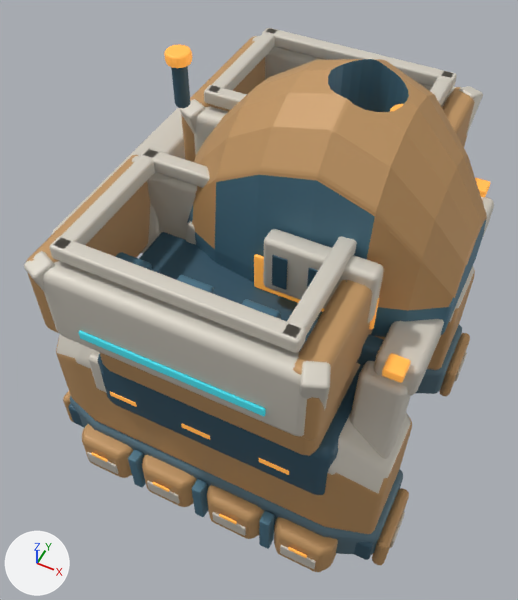
Renders of the glTF model space-battleship/assets/planets/facilities_v5/refinery.glb from each side of a commit.
One viewpoint serves both versions: a 50 mm camera at (1.39, -3.03, 4.28) aimed at (-0.02, -0.22, 0.76). Lighting does not change. The marker at lower left points along +X, +Y and +Z. The older version comes first. Where no turn or scale is listed for an object, it has been applied to the vertices.

The older version as bpy lines, for what is in view:
```python
ob_hopper_beveled_end = bpy.data.objects.new('Hopper beveled end', me_cube_078)
ob_hopper_beveled_end.location = (-0.74, -0.77, 1.45)
ob_hopper_ochre_lower_shell = bpy.data.objects.new('Hopper ochre lower shell', me_cube_069)
ob_hopper_ochre_lower_shell.location = (0.08, -0.77, 0.97)
ob_hopper_raised_side_plate = bpy.data.objects.new('Hopper raised side plate', me_cube_072)
ob_hopper_raised_side_plate.parent = ob_left_ore_hopper
ob_hopper_raised_side_plate.location = (0.02, -0.46, 1.45)
ob_hopper_raised_side_plate_001 = bpy.data.objects.new('Hopper raised side plate.001', me_cube_076)
ob_hopper_raised_side_plate_001.parent = ob_left_ore_hopper
ob_hopper_raised_side_plate_001.location = (0.02, 0.46, 1.45)
ob_hopper_raised_side_plate_002 = bpy.data.objects.new('Hopper raised side plate.002', me_cube_092)
ob_hopper_raised_side_plate_002.parent = ob_right_ore_hopper
ob_hopper_raised_side_plate_002.location = (0.02, -0.46, 1.45)
ob_hopper_raised_side_plate_003 = bpy.data.objects.new('Hopper raised side plate.003', me_cube_096)
ob_hopper_raised_side_plate_003.parent = ob_right_ore_hopper
ob_hopper_raised_side_plate_003.location = (0.02, 0.46, 1.45)
ob_ore_chunk_in_receiving_bin = bpy.data.objects.new('Ore chunk in receiving bin', me_cube_085)
ob_ore_chunk_in_receiving_bin.location = (-0.52, -0.87, 1.38)
ob_ore_chunk_in_receiving_bin_001 = bpy.data.objects.new('Ore chunk in receiving bin.001', me_cube_086)
ob_ore_chunk_in_receiving_bin_001.location = (-0.12, -0.87, 1.38)
ob_ore_chunk_in_receiving_bin_002 = bpy.data.objects.new('Ore chunk in receiving bin.002', me_cube_087)
ob_ore_chunk_in_receiving_bin_002.location = (0.28, -0.87, 1.38)
# also in view: 'Hopper ivory mouth lip.007' at (0.0, 1.17, 1.79); 'Hopper beveled end.002' at (-0.74, 0.77, 1.45); 'Portal flared pressure upright.001' at (0.99, -0.74, 0.47); 'Hopper service line' at (0.02, -1.32, 1.34); 'Hopper far flare' at (0.75, -1.18, 1.42)
```
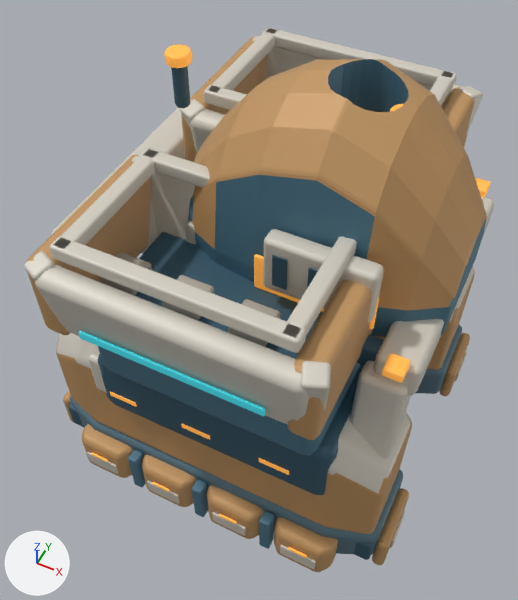
What differs and where, as boxes [x1, y1, x2, y2] in the pictures (518 x 600 px):
'Hopper raised side plate', turned: before [42, 261, 307, 437]; after [35, 265, 309, 425]
'Hopper ochre lower shell', recoloured: [100, 352, 361, 456] in both
'Hopper raised side plate.001', turned: before [147, 172, 197, 240]; after [150, 172, 195, 240]
'Hopper raised side plate.003', turned (mostly hidden): before [265, 47, 456, 107]; after [266, 47, 462, 107]
'Hopper raised side plate.002', turned: before [194, 106, 228, 154]; after [190, 109, 225, 153]
'Ore chunk in receiving bin.002', recoloured (blue to grey): [242, 299, 281, 319] in both
'Ore chunk in receiving bin.001', recoloured (blue to grey): [177, 275, 214, 294] in both
'Ore chunk in receiving bin', recoloured (lighter): [115, 252, 152, 270] in both

Diff of the bpy script that builds the scene:
```diff
--- a/space-battleship/assets/planets/facilities_v5/refinery.glb.py
+++ b/space-battleship/assets/planets/facilities_v5/refinery.glb.py
@@ mat_furnace_cut_armor_edge @@
+mat_furnace_cut_armor_edge = principled_material('Furnace cut armor edge')
+mat_furnace_cut_armor_edge.base_color = (0.47, 0.43, 0.36)  # grey #b6afa2
+mat_furnace_cut_armor_edge.metallic = 0.13
+mat_furnace_cut_armor_edge.roughness = 0.55
@@ me_cube_069 @@
 me_cube_069.from_pydata(...)  # 56 vertices, 108 faces; spans x -0.7..0.7, y -0.395..0.395, z -0.21..0.21
-me_cube_069.materials.append(mat_furnace_warm_industrial_plate)  # orange #c59965
+me_cube_069.materials.append(mat_furnace_blue_machinery)  # blue #4d798e
@@ me_cube_085 @@
 me_cube_085.from_pydata(...)  # 56 vertices, 108 faces; spans x -0.11..0.11, y -0.105..0.105, z -0.05..0.05
-me_cube_085.materials.append(mat_furnace_blue_machinery)  # blue #4d798e
+me_cube_085.materials.append(mat_furnace_cut_armor_edge)  # grey #b6afa2
@@ me_cube_086 @@
 me_cube_086.from_pydata(...)  # 56 vertices, 108 faces; spans x -0.11..0.11, y -0.105..0.105, z -0.05..0.05
-me_cube_086.materials.append(mat_furnace_blue_machinery)  # blue #4d798e
+me_cube_086.materials.append(mat_furnace_cut_armor_edge)  # grey #b6afa2
@@ me_cube_087 @@
 me_cube_087.from_pydata(...)  # 56 vertices, 108 faces; spans x -0.11..0.11, y -0.105..0.105, z -0.05..0.05
-me_cube_087.materials.append(mat_furnace_blue_machinery)  # blue #4d798e
+me_cube_087.materials.append(mat_furnace_cut_armor_edge)  # grey #b6afa2
@@ ob_hopper_raised_side_plate @@
 ob_hopper_raised_side_plate.location = (0.02, -0.46, 1.45)
+ob_hopper_raised_side_plate.rotation_euler = (0.19, 0.0, 0.0)  # degrees (11, 0, 0)
@@ ob_hopper_raised_side_plate_001 @@
 ob_hopper_raised_side_plate_001.location = (0.02, 0.46, 1.45)
+ob_hopper_raised_side_plate_001.rotation_euler = (-0.19, 0.0, 0.0)  # degrees (-11, 0, 0)
@@ ob_hopper_raised_side_plate_002 @@
 ob_hopper_raised_side_plate_002.location = (0.02, -0.46, 1.45)
+ob_hopper_raised_side_plate_002.rotation_euler = (0.19, 0.0, 0.0)  # degrees (11, 0, 0)
@@ ob_hopper_raised_side_plate_003 @@
 ob_hopper_raised_side_plate_003.location = (0.02, 0.46, 1.45)
+ob_hopper_raised_side_plate_003.rotation_euler = (-0.19, 0.0, 0.0)  # degrees (-11, 0, 0)
```
